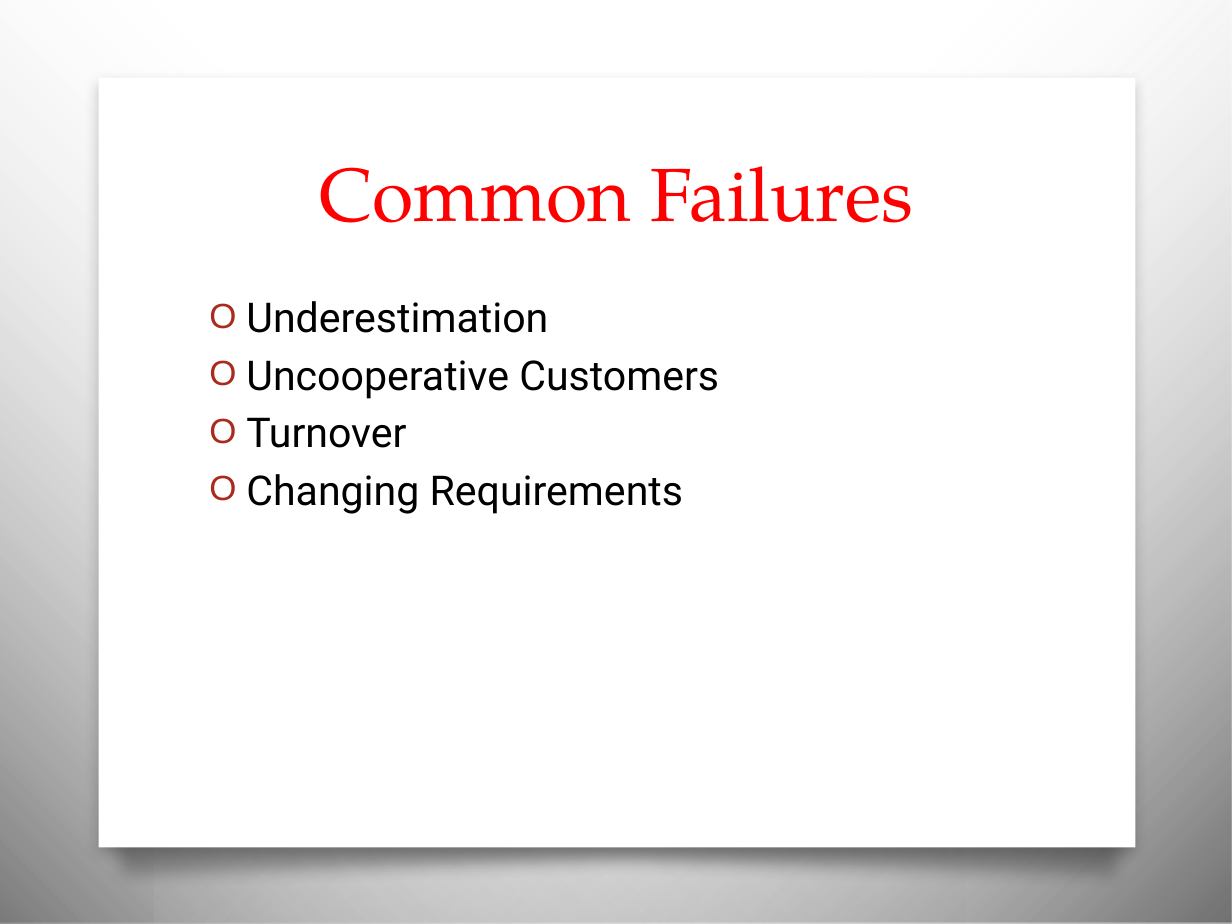
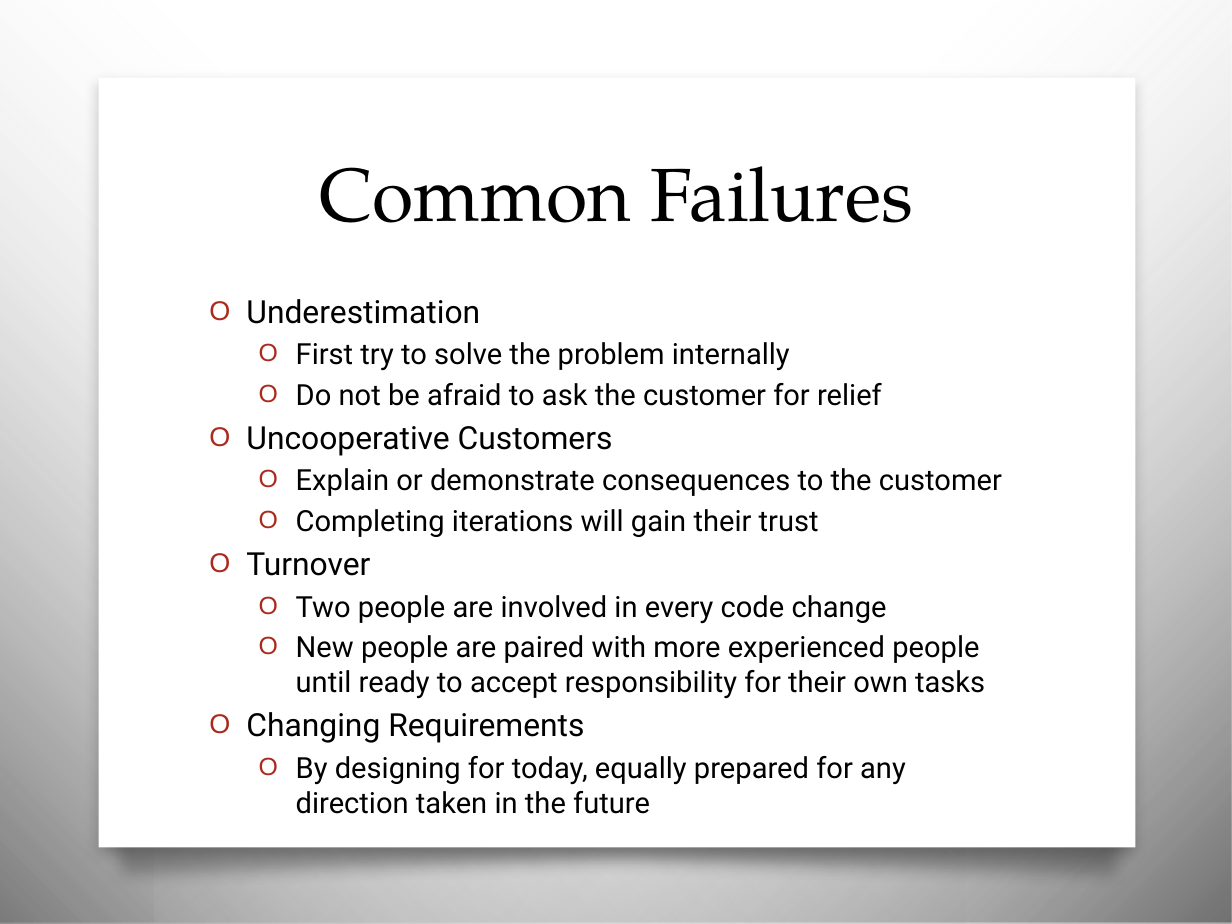
Before and after one commit to msnyde8/COSC617, a slide deck: slide 14 of Readings/Embracing Change with Extreme Programming - MJS.pptx. Drawn at 1232x924 pixels with LibreOffice and Linux fonts; fonts in the diff are those of the drawing; background and template pictures are left out. Boxes give left, top, right and bottom in pixels: in the first picture for what was removed or moved away, otherwise in the second. Text is boxed around its words. In the diff, an @@ line names an element or a change of style, - is before the commit and + after.

```diff
--- a/Readings/Embracing Change with Extreme Programming - MJS.pptx
+++ b/Readings/Embracing Change with Extreme Programming - MJS.pptx
@@ title "Common Failures" at box(319, 166, 914, 223): text colour #FF0000 to #000000 @@
@@ text at box(246, 299, 613, 743): size 24 to 18.6 pt in "Underestimation", "Uncooperative Customers", "Turnover", "Changing Requirements"; less space between paragraphs @@
@@ text at box(296, 342, 882, 406): paragraphs added @@
+  O First try to solve the problem internally
+  O Do not be afraid to ask the customer for relief
@@ text at box(296, 468, 1002, 537): paragraphs added @@
+  O Explain or demonstrate consequences to the customer
+  O Completing iterations will gain their trust
@@ text at box(296, 595, 985, 699): paragraphs added @@
+  O Two people are involved in every code change
+  O New people are paired with more experienced people until ready to accept responsibility for their own tasks
@@ text at box(296, 756, 906, 785): paragraph added @@
+  O By designing for today, equally prepared for any direction taken in the future
```
Also in this commit, not shown: 9 other slides changed, 2 slides added, 5 slides removed, 2 other files.
